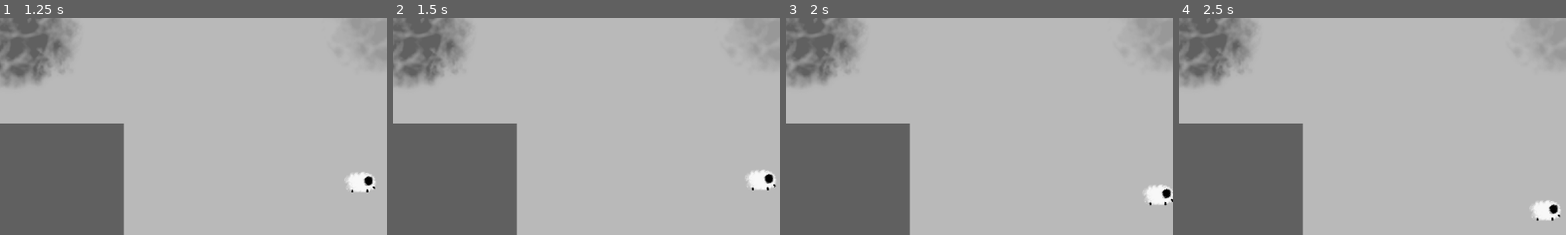
Above: before the commit, frames 1-4 (left to right).
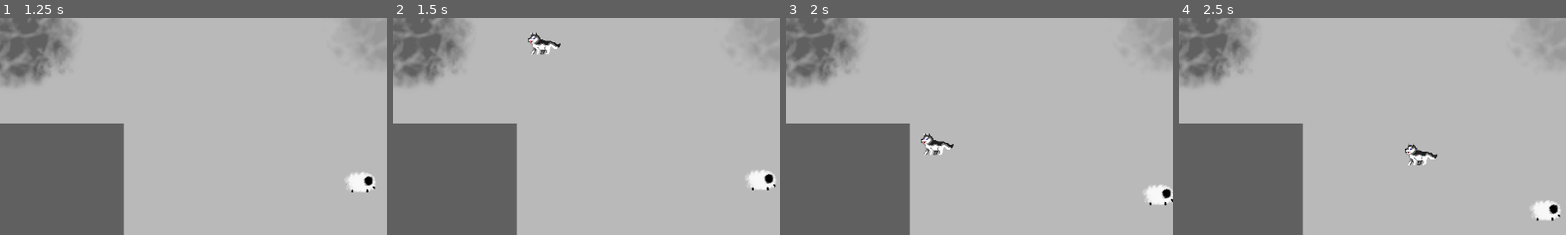
Above: after the commit, the same moments.

Repository: FarahKa/CalmBeforetheStorm
Game: Godot game, scene res://scenes/main_level.tscn
The game is run twice, just before and just after one commit, with the same random seed, the same clock (stepped at 60 frames per second) and the same inputs.
Inputs:
- Up to frame 1 (1.25 s): hold Right (ui_right) from 0.53 s (still down)
- Up to frame 2 (1.5 s): release Right (ui_right) at 1.28 s; hold Down (ui_down) from 1.28 s (still down)
- Up to frame 3 (2 s): keep holding Down (ui_down)
- Up to frame 4 (2.5 s): release Down (ui_down) at 2.03 s; hold Right (ui_right) from 2.03 s (still down)
The pictures show only the part of the screen within x 0-50%, y 0-50%; the shares and areas given below are measured in that part.

Frame 1 is identical in both runs. In frame 2, 0.4% of the frame differs, in the area x 34-44%, y 6-17%; in frame 3, 0.4%, in the area x 34-44%, y 53-64%; in frame 4, 0.4%.

Commit message:
merge complete?

Diff:
--- a/game.tscn
+++ b/game.tscn
@@ -1,6 +1,6 @@
-[gd_scene load_steps=2 format=3 uid="uid://cr21oc1h05vpv"]
+[gd_scene load_steps=2 format=3 uid="uid://d2qcurcky6eu7"]
 
-[ext_resource type="PackedScene" uid="uid://b32u6fmomjayt" path="res://player.tscn" id="1_pg56y"]
+[ext_resource type="PackedScene" uid="uid://b32u6fmomjayt" path="res://scenes/player.tscn" id="1_pg56y"]
 
 [node name="Game" type="Node2D"]
 
--- a/scenes/main_level.tscn
+++ b/scenes/main_level.tscn
@@ -1,7 +1,8 @@
-[gd_scene load_steps=6 format=3 uid="uid://6r7ymcjgtvw2"]
+[gd_scene load_steps=7 format=3 uid="uid://6r7ymcjgtvw2"]
 
 [ext_resource type="Texture2D" uid="uid://6ivssw64oi6i" path="res://assets/backgrounds/map_placeholder.png" id="1_usxbx"]
 [ext_resource type="Texture2D" uid="uid://bwujfcy1wc7nn" path="res://assets/backgrounds/sheep_placeholder.png" id="2_kt0qm"]
+[ext_resource type="PackedScene" uid="uid://b32u6fmomjayt" path="res://scenes/player.tscn" id="2_r2vb0"]
 [ext_resource type="Script" path="res://scripts/movement/sheep_movement.gd" id="3_1wvrr"]
 
 [sub_resource type="SpriteFrames" id="SpriteFrames_6x4eo"]
@@ -28,13 +29,14 @@
 [node name="Camera2D" type="Camera2D" parent="."]
 position = Vector2(579, 330)
 
+[node name="Dog" parent="." instance=ExtResource("2_r2vb0")]
+
 [node name="CharacterBody2D" type="CharacterBody2D" parent="."]
 position = Vector2(554, 275)
 scale = Vector2(0.1, 0.1)
 script = ExtResource("3_1wvrr")
 
 [node name="SheepPlaceholder" type="AnimatedSprite2D" parent="CharacterBody2D"]
-scale = Vector2(1, 1)
 sprite_frames = SubResource("SpriteFrames_6x4eo")
 
 [node name="CollisionShape2D" type="CollisionShape2D" parent="CharacterBody2D"]
--- a/player.tscn
+++ b/scenes/player.tscn
@@ -1,7 +1,7 @@
 [gd_scene load_steps=9 format=3 uid="uid://b32u6fmomjayt"]
 
 [ext_resource type="Texture2D" uid="uid://bc7dgxe5hm47g" path="res://assets/Dog_medium.png" id="1_6gdcy"]
-[ext_resource type="Script" path="res://scripts/player.gd" id="1_sjhcc"]
+[ext_resource type="Script" path="res://scripts/movement/player.gd" id="1_sjhcc"]
 
 [sub_resource type="AtlasTexture" id="AtlasTexture_2mi77"]
 atlas = ExtResource("1_6gdcy")
@@ -45,7 +45,6 @@
 
 [node name="Player" type="CharacterBody2D"]
 script = ExtResource("1_sjhcc")
-speed = null
 
 [node name="AnimatedSprite2D" type="AnimatedSprite2D" parent="."]
 position = Vector2(5, -19)
--- a/scripts/player.gd
+++ b/scripts/movement/player.gd
@@ -9,5 +9,3 @@
 func _physics_process(delta):
 	get_input()
 	move_and_slide()
-
-fun
